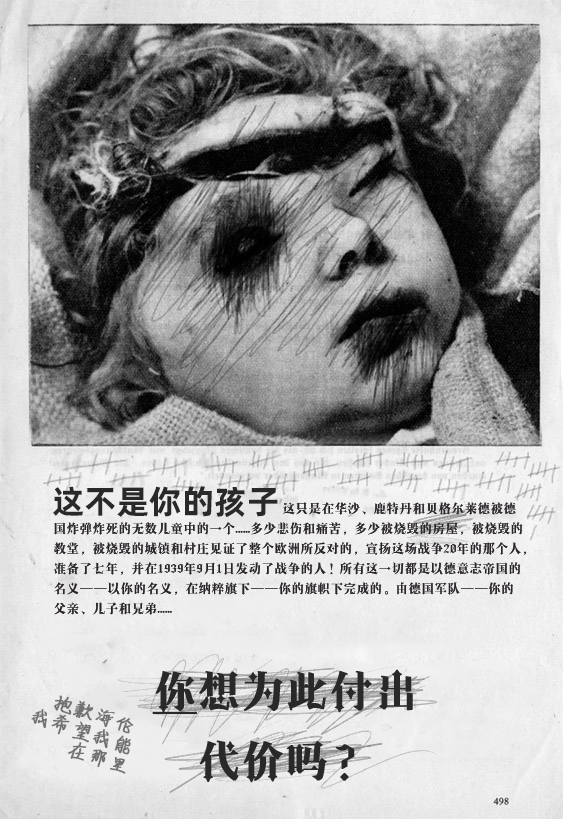
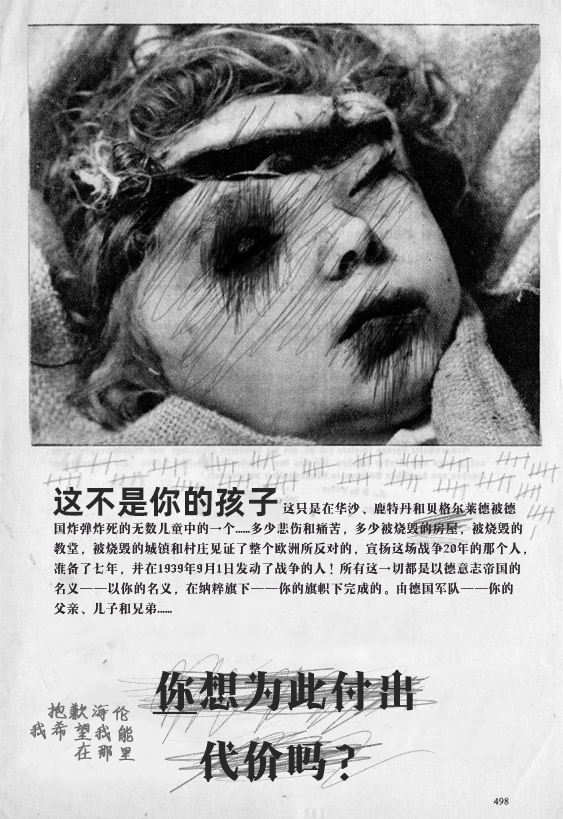
The second 563px x 819px image is a revision of the first. Changes to its layers:
"抱歉海伦 我希望我能 在那里": opacity 100% → 92%, painted on it over <box>30,695,135,774</box>
